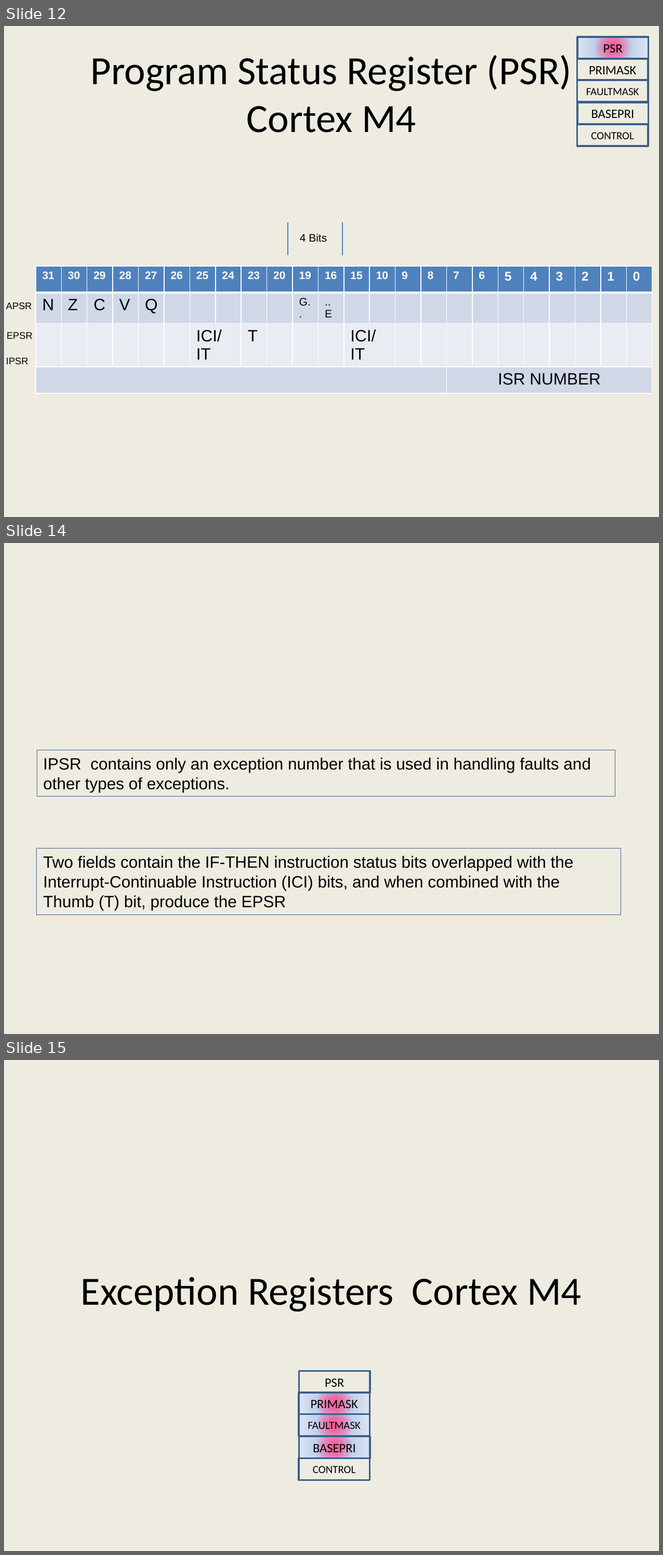
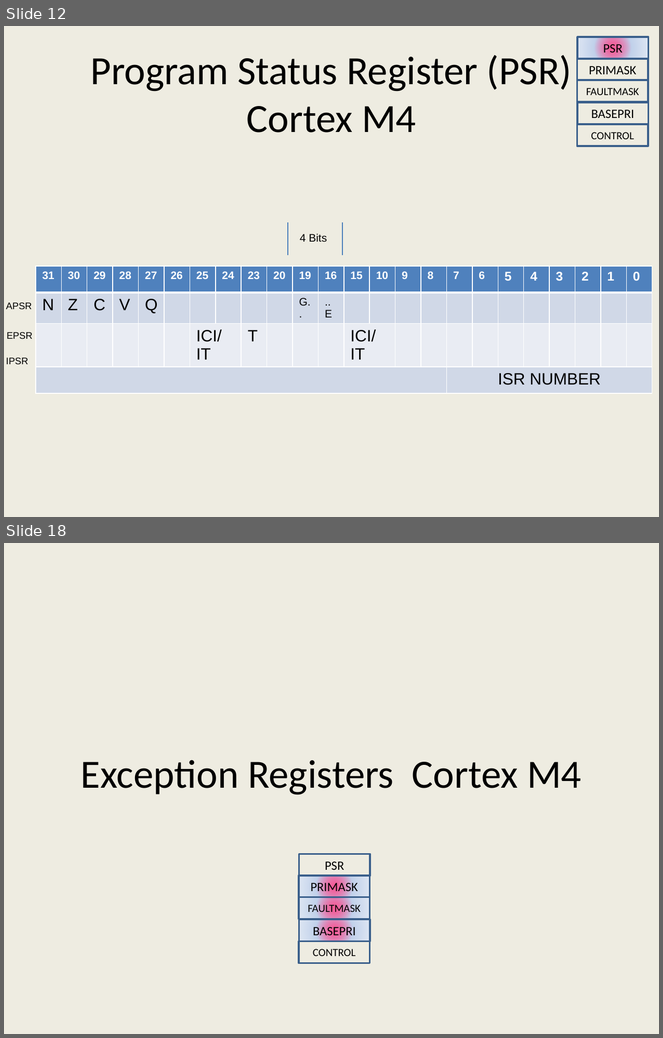
Before and after one commit to girishsukukumar/ARM-Architecture, a slide deck: Module-4.pptx. Shown one above the other, each under a label of ours: slides 12, 14 and 15 before the commit, slides 12 and 18 after it; the slides between them are not shown. The pictures are 663x1555 and 663x1038 pixels, drawn with LibreOffice and Linux fonts; fonts in the diff are those of the drawing. Boxes give left, top, right and bottom in pixels: in the first picture for what was removed or moved away, otherwise in the second. Text is boxed around its words. In the diff, an @@ line names an element or a change of style, - is before the commit and + after.

```diff
--- a/Module-4.pptx
+++ b/Module-4.pptx
@@ slide 14 removed at [4, 543, 659, 1034], background #EEECE1 @@
@@ rectangle removed at [37, 750, 616, 797] @@
-IPSR contains only an exception number that is used in handling faults and other types of exceptions.
@@ rectangle removed at [37, 849, 621, 915] @@
-Two fields contain the IF-THEN instruction status bits overlapped with the
-Interrupt-Continuable Instruction (ICI) bits, and when combined with the
-Thumb (T) bit, produce the EPSR
@@ what was slide 15 is now slide 18 @@
```
Also in this commit, not shown: 6 slides changed, 8 slides added, 24 other slides removed.
